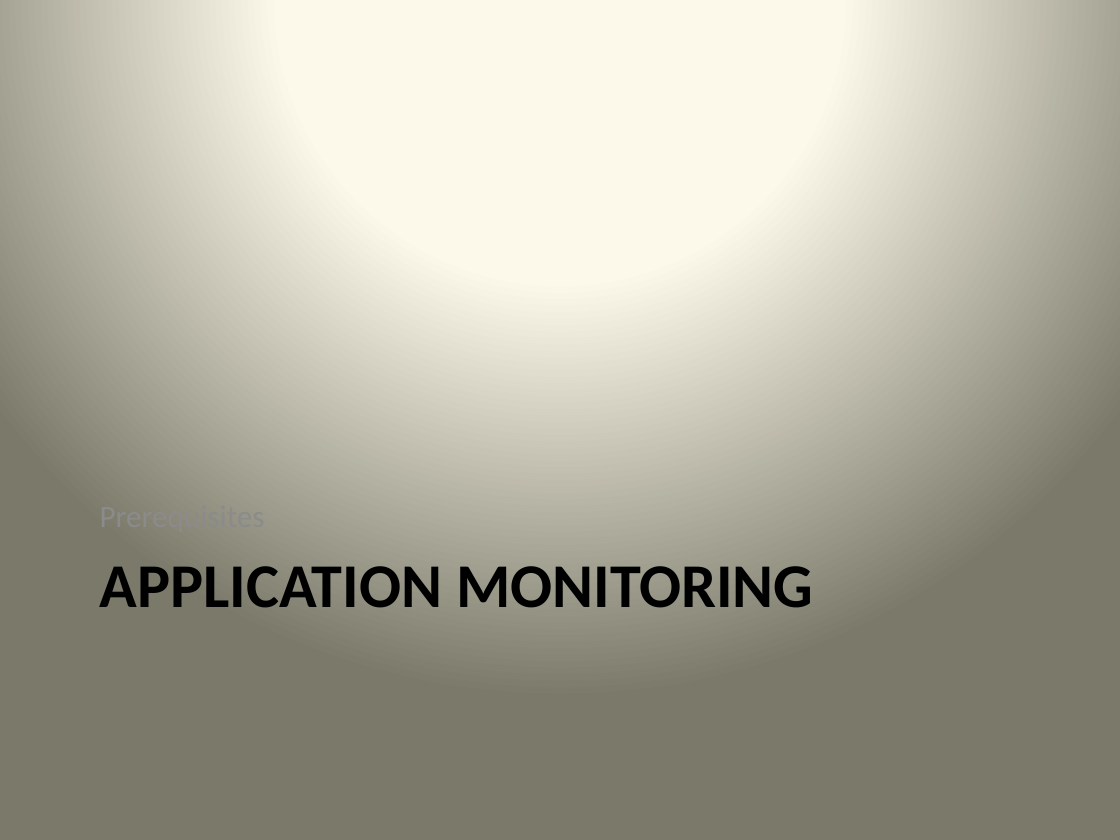
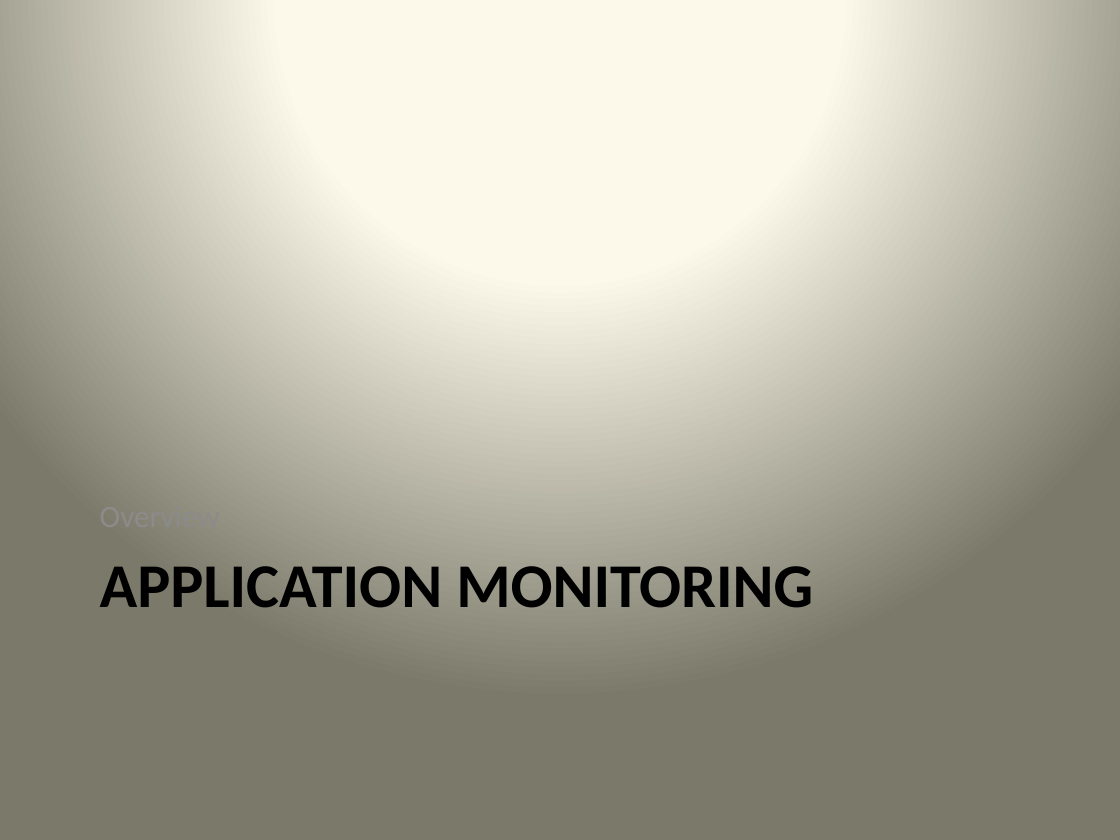
Before and after one commit to wsgan001/asegrp, a slide deck: slide 2 of papers/DRCPA/docs/PerfTest - Application Monitoring.pptx. Drawn at 1120x840 pixels with LibreOffice and Linux fonts; fonts in the diff are those of the drawing. Boxes give left, top, right and bottom in pixels: in the first picture for what was removed or moved away, otherwise in the second. Text is boxed around its words. In the diff, an @@ line names an element or a change of style, - is before the commit and + after.

```diff
--- a/papers/DRCPA/docs/PerfTest - Application Monitoring.pptx
+++ b/papers/DRCPA/docs/PerfTest - Application Monitoring.pptx
@@ text removed at <box>100,498,265,536</box> @@
-Prerequisites
```
Also in this commit, not shown: 4 other slides changed, 14 slides added, 17 slides removed, 1 other file.
